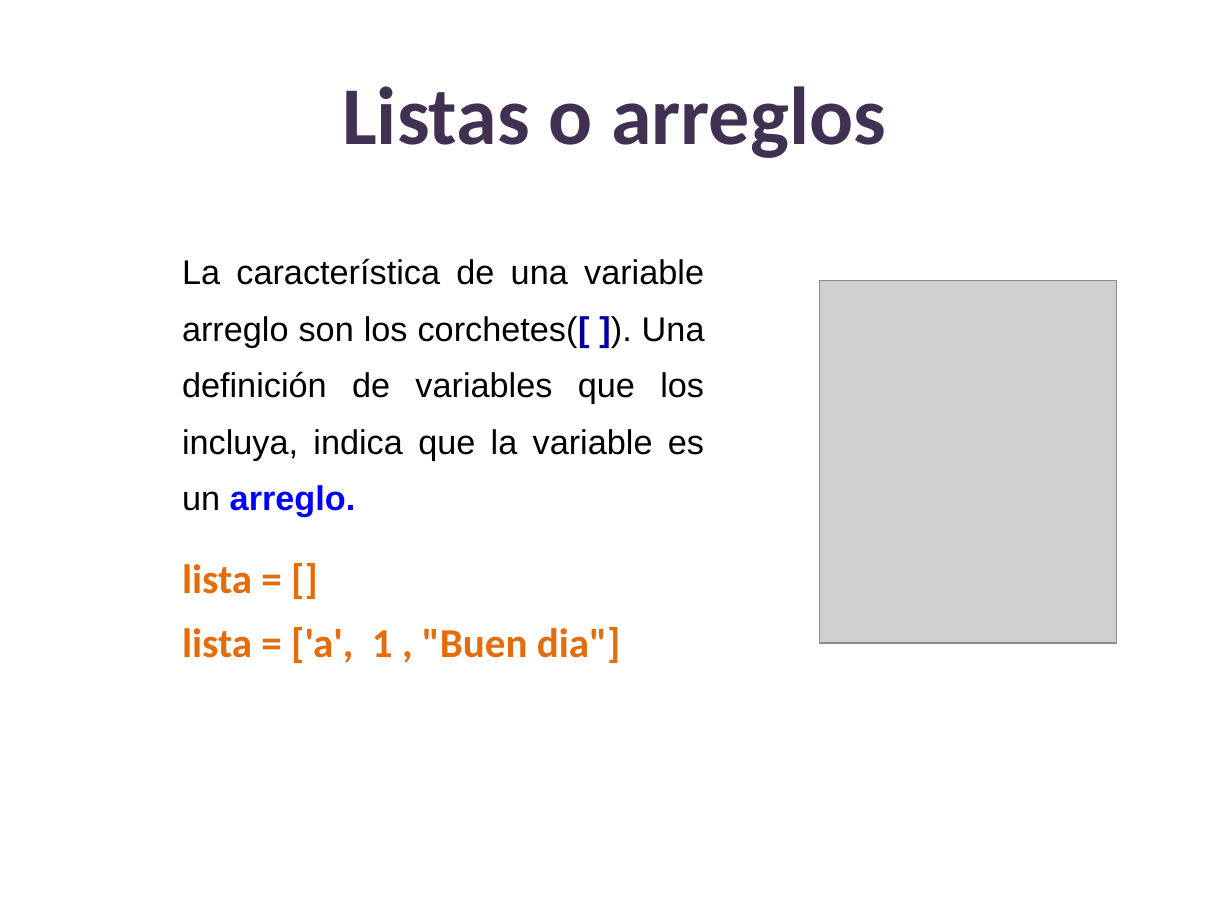
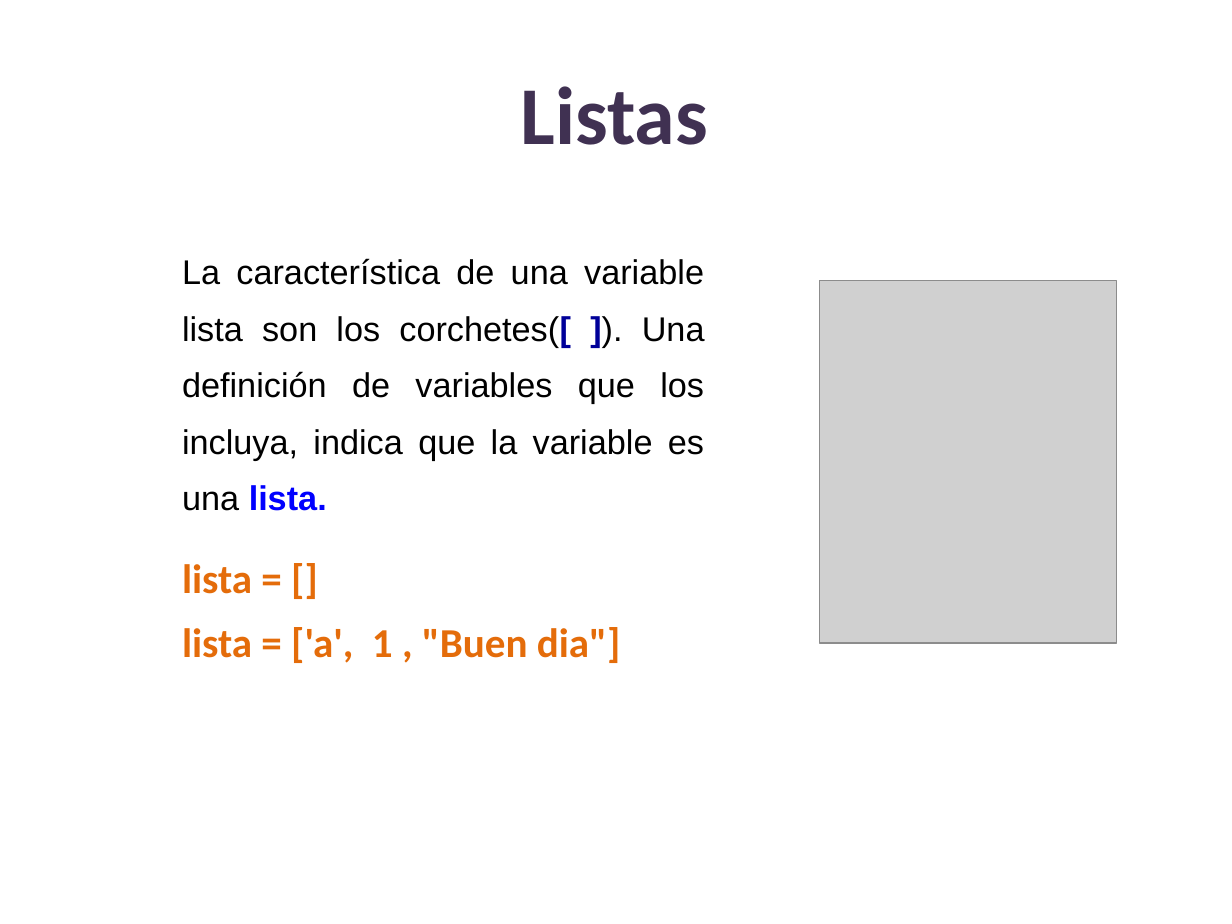
Before and after one commit to lizetheP/Analitica, a slide deck: slide 8 of Calendario2023/presentaciones/7_Listas.pptx. Drawn at 1232x924 pixels with LibreOffice and Linux fonts; fonts in the diff are those of the drawing; grey boxes stand for pictures. Boxes give left, top, right and bottom in pixels: in the first picture for what was removed or moved away, otherwise in the second. Text is boxed around its words. In the diff, an @@ line names an element or a change of style, - is before the commit and + after.

```diff
--- a/Calendario2023/presentaciones/7_Listas.pptx
+++ b/Calendario2023/presentaciones/7_Listas.pptx
@@ title at <box>521,86,708,145</box>: text changed @@
-Listas o arreglos
+Listas
@@ text at <box>182,258,705,511</box>: text changed @@
-La característica de una variable arreglo son los corchetes([ ]). Una definición de variables que los incluya, indica que la variable es un arreglo.
+La característica de una variable lista son los corchetes([ ]). Una definición de variables que los incluya, indica que la variable es una lista.
```
Also in this commit, not shown: 22 other slides changed, 1 other file.
